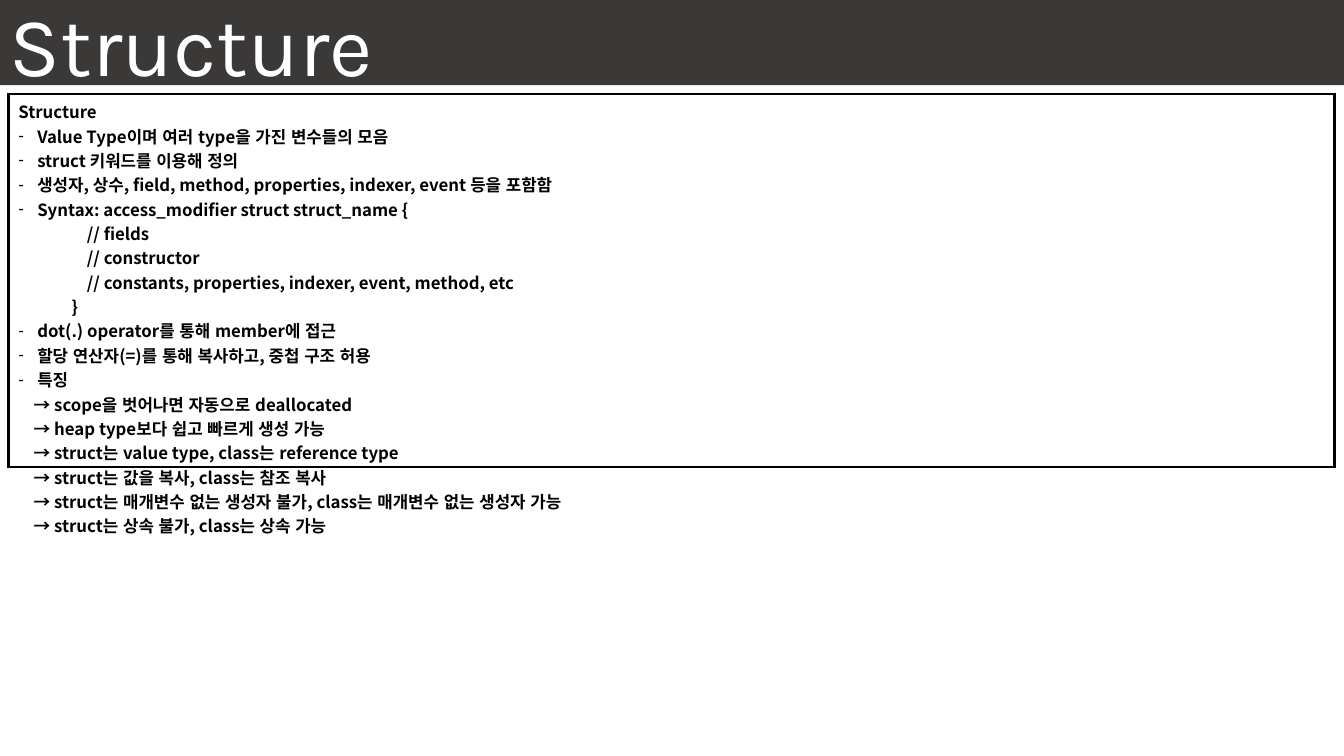
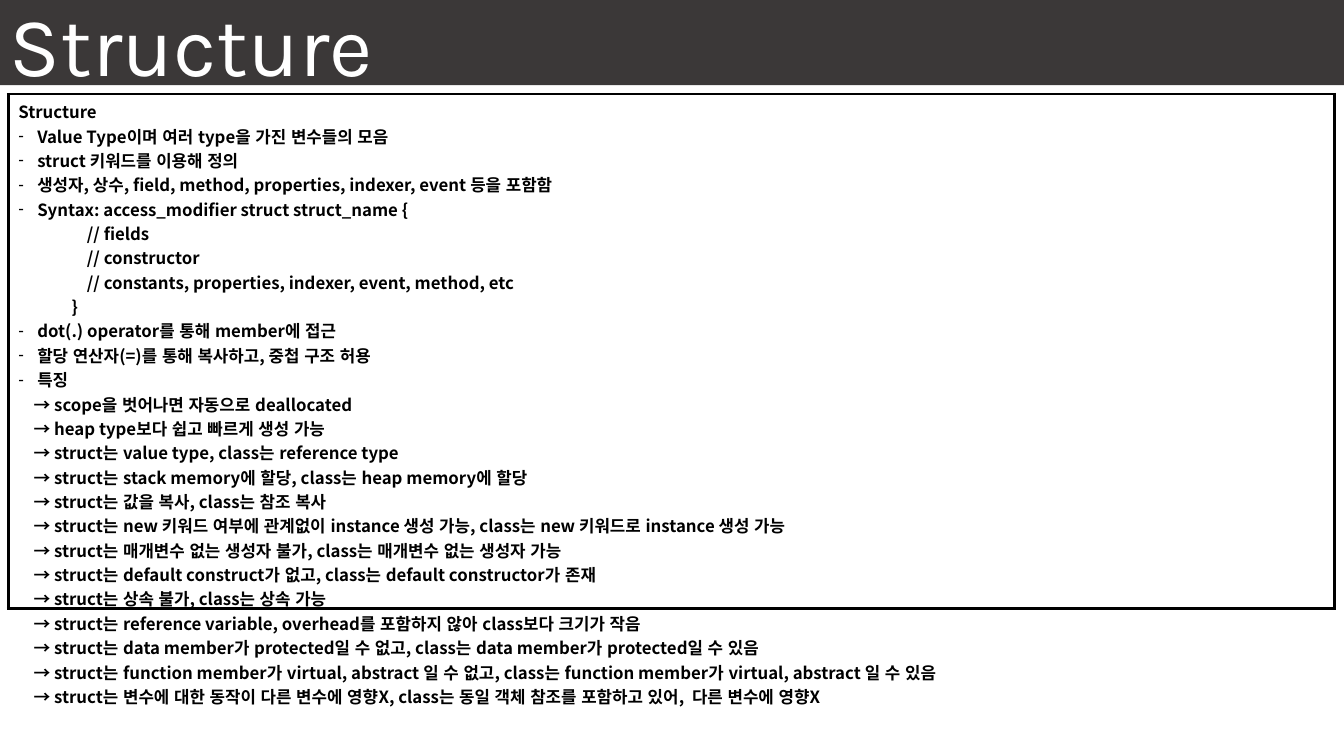
Before and after one commit to seonghokim/Study, a slide deck: slide 11 of Study Material/[KOR] everything in C#.pptx. Drawn at 1344x756 pixels with LibreOffice and Linux fonts; fonts in the diff are those of the drawing; background and template pictures are left out. Boxes give left, top, right and bottom in pixels: in the first picture for what was removed or moved away, otherwise in the second. Text is boxed around its words. In the diff, an @@ line names an element or a change of style, - is before the commit and + after.

```diff
--- a/Study Material/[KOR] everything in C#.pptx
+++ b/Study Material/[KOR] everything in C#.pptx
@@ table at bbox=[8, 94, 1334, 711] @@
-row 1, column 1: Structure / Value Type이며 여러 type을 가진 변수들의 모음 / struct 키워드를 이용해 정의 / 생성자, 상수, field, method, properties, indexer, event 등을 포함함 / Syntax: access_modifier struct struct_name { / // fields / // constructor / // constants, properties, indexer, event, method, etc / } / dot(.) operator를 통해 member에 접근 / 할당 연산자(=)를 통해 복사하고, 중첩 구조 허용 / 특징 / → scope을 벗어나면 자동으로 deallocated / → heap type보다 쉽고 빠르게 생성 가능 / → struct는 value type, class는 reference type / → struct는 값을 복사, class는 참조 복사 / → struct는 매개변수 없는 생성자 불가, class는 매개변수 없는 생성자 가능 / → struct는 상속 불가, class는 상속 가능
+row 1, column 1: Structure / Value Type이며 여러 type을 가진 변수들의 모음 / struct 키워드를 이용해 정의 / 생성자, 상수, field, method, properties, indexer, event 등을 포함함 / Syntax: access_modifier struct struct_name { / // fields / // constructor / // constants, properties, indexer, event, method, etc / } / dot(.) operator를 통해 member에 접근 / 할당 연산자(=)를 통해 복사하고, 중첩 구조 허용 / 특징 / → scope을 벗어나면 자동으로 deallocated / → heap type보다 쉽고 빠르게 생성 가능 / → struct는 value type, class는 reference type / → struct는 stack memory에 할당, class는 heap memory에 할당 / → struct는 값을 복사, class는 참조 복사 / → struct는 new 키워드 여부에 관계없이 instance 생성 가능, class는 new 키워드로 instance 생성 가능 / → struct는 매개변수 없는 생성자 불가, class는 매개변수 없는 생성자 가능 / → struct는 default construct가 없고, class는 default constructor가 존재 / → struct는 상속 불가, class는 상속 가능 / → struct는 reference variable, overhead를 포함하지 않아 class보다 크기가 작음 / → struct는 data member가 protected일 수 없고, class는 data member가 protected일 수 있음 / → struct는 function member가 virtual, abstract 일 수 없고, class는 function member가 virtual, abstract 일 수 있음 / → struct는 변수에 대한 동작이 다른 변수에 영향X, class는 동일 객체 참조를 포함하고 있어, 다른 변수에 영향X
```
Also in this commit, not shown: 7 slides added.
